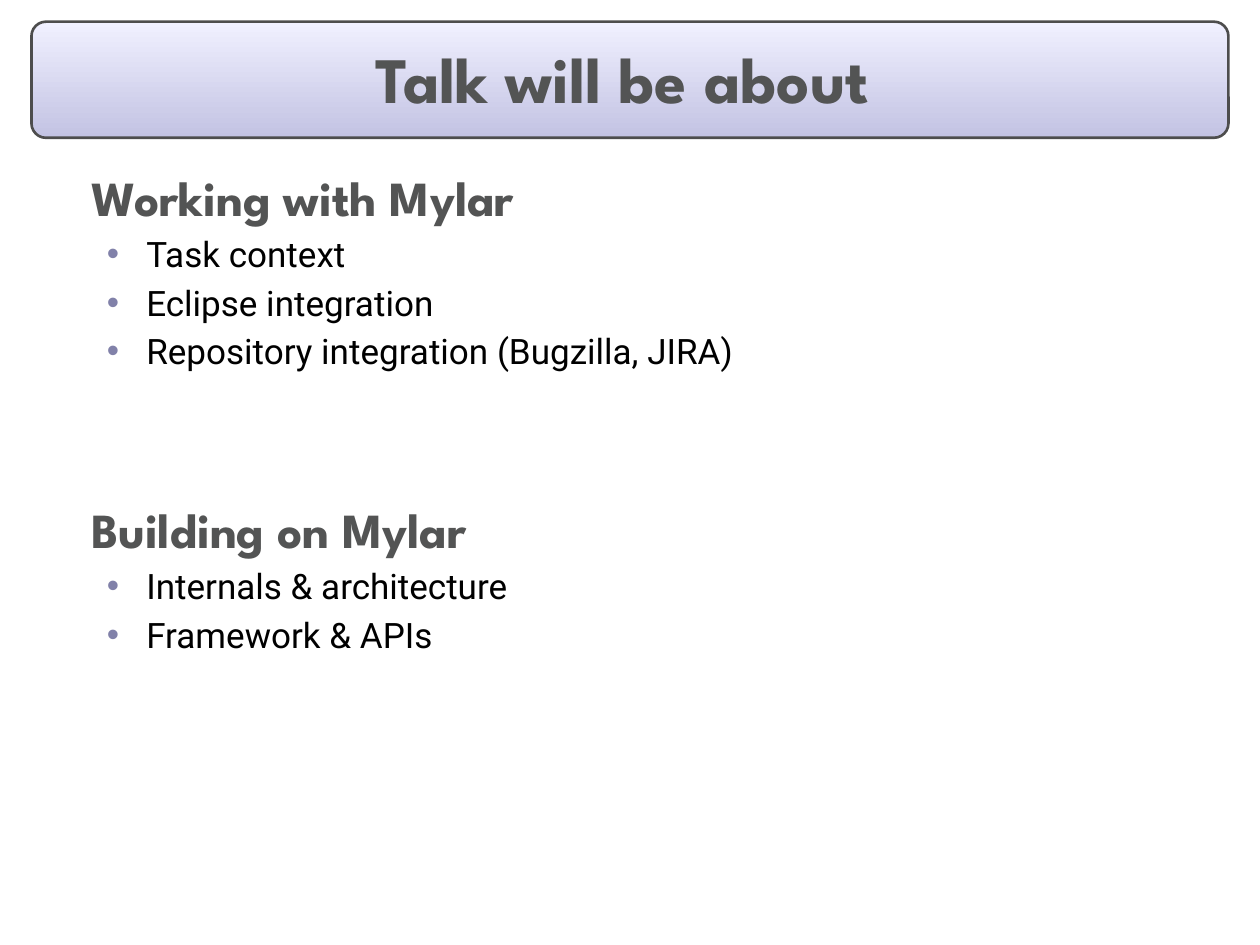
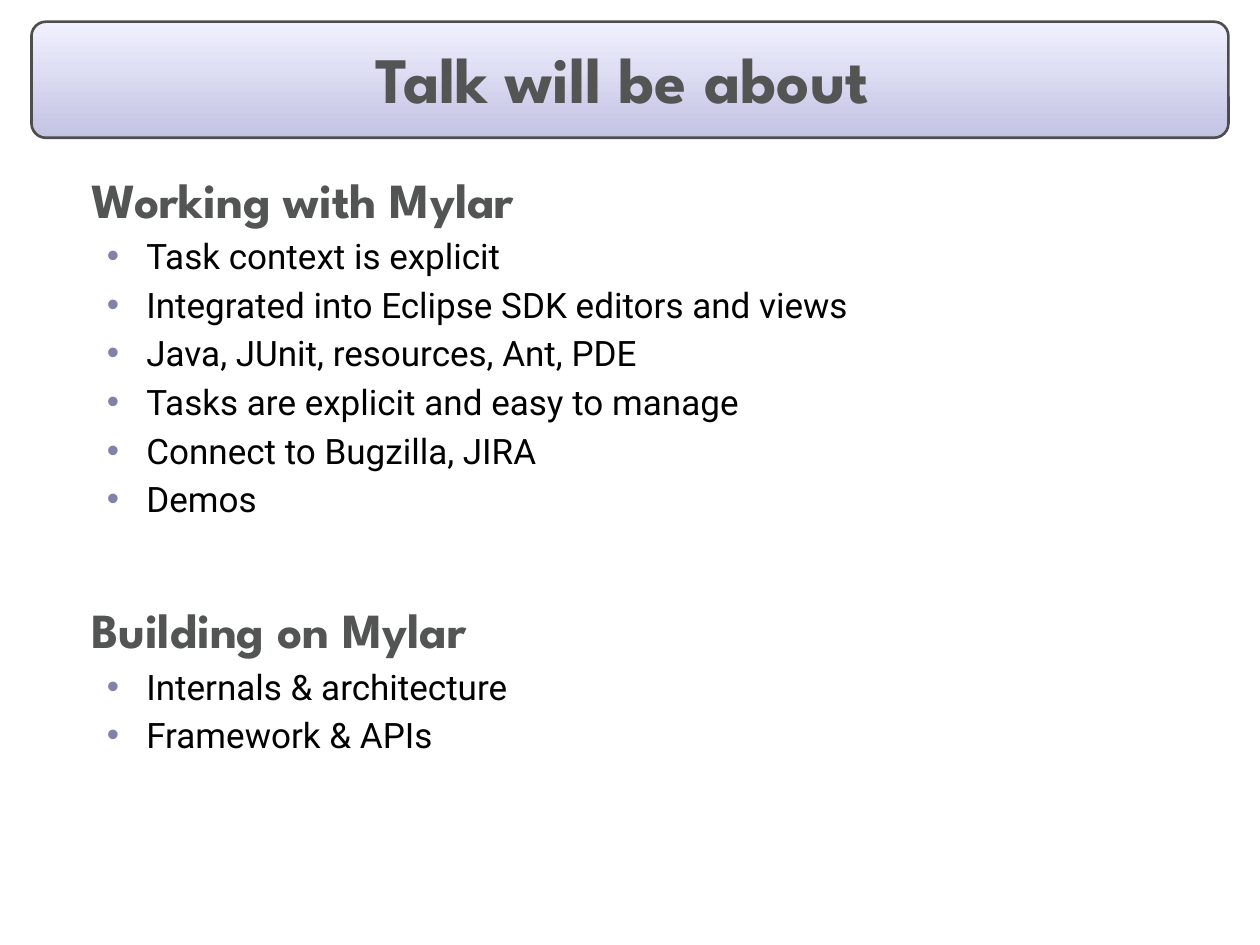
Before and after one commit to eclipse-mylyn/mylyn-website, a slide deck: slide 4 of publications/2006-03-mylar-eclipsecon.ppt. Drawn at 1260x945 pixels with LibreOffice and Linux fonts; fonts in the diff are those of the drawing. Boxes give left, top, right and bottom in pixels: in the first picture for what was removed or moved away, otherwise in the second. Text is boxed around its words. In the diff, an @@ line names an element or a change of style, - is before the commit and + after.

Commit message:
Progress on: prepare eclipsecon talk and slides

```diff
--- a/publications/2006-03-mylar-eclipsecon.ppt
+++ b/publications/2006-03-mylar-eclipsecon.ppt
@@ text at [146, 242, 847, 513]: text changed @@
-  • Task context
-  • Eclipse integration
-  • Repository integration (Bugzilla, JIRA)
+  • Task context is explicit
+  • Integrated into Eclipse SDK editors and views
+  • Java, JUnit, resources, Ant, PDE
+  • Tasks are explicit and easy to manage
+  • Connect to Bugzilla, JIRA
+  • Demos
```
Also in this commit, not shown: 17 other slides changed.
